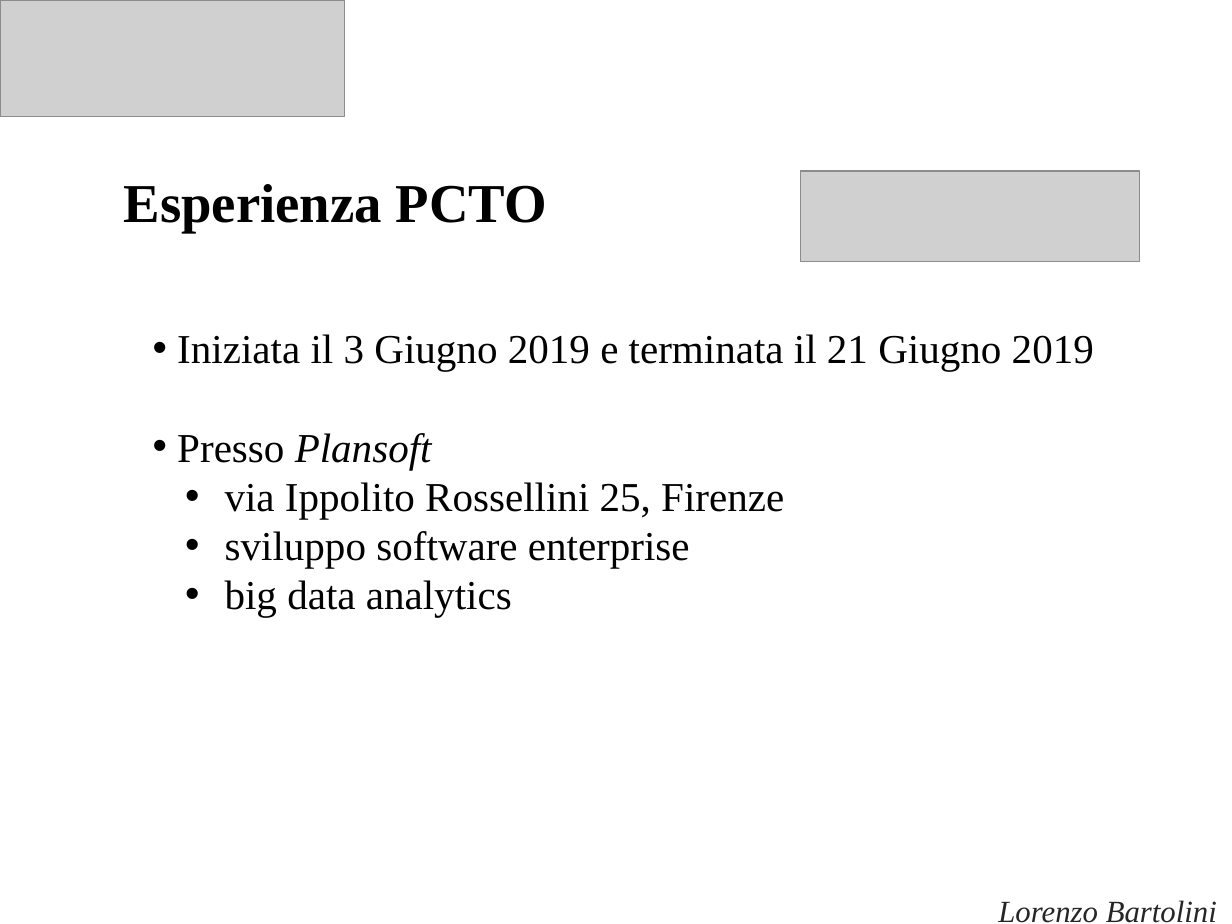
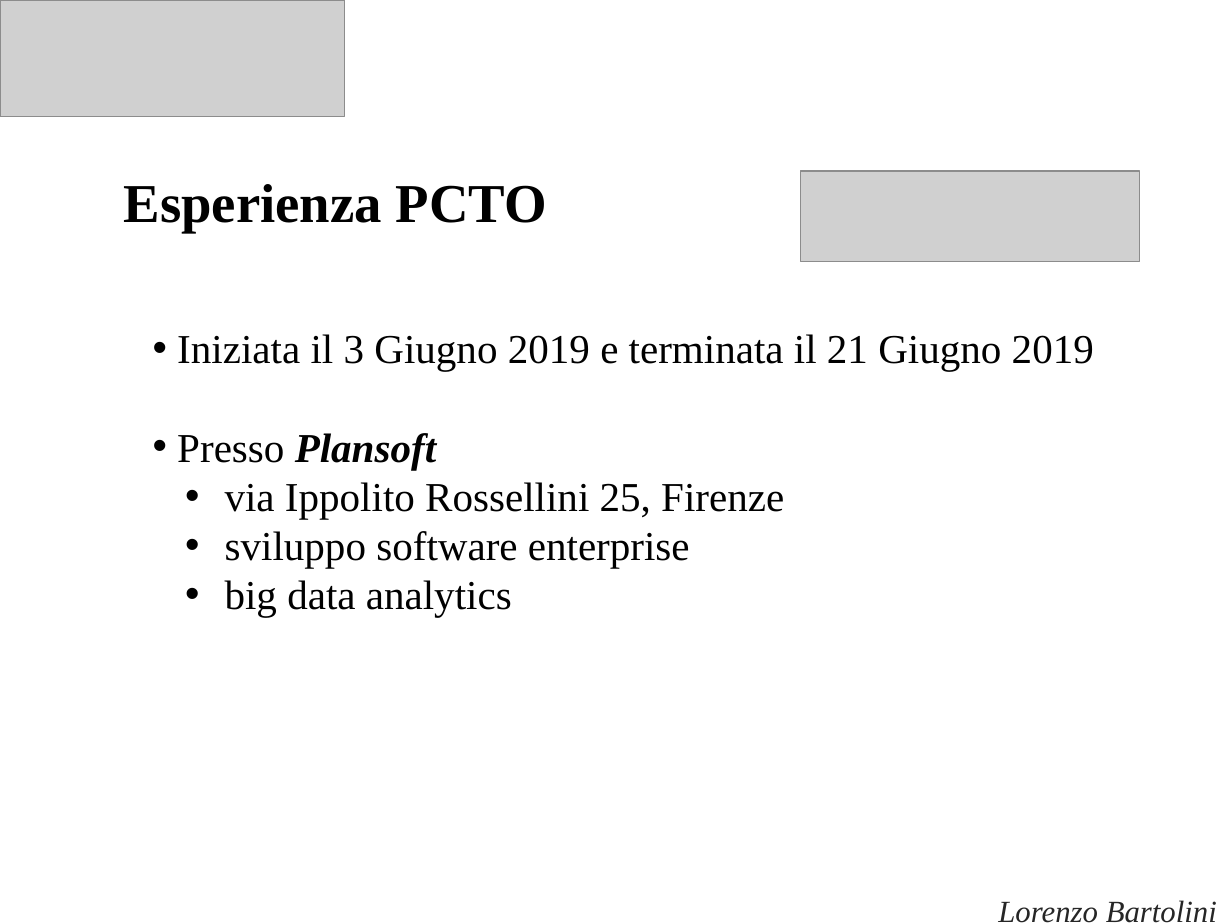
Before and after one commit to LBartolini/Maturita2021, a slide deck: slide 1 of presentazioni/pcto/presentazione_pcto.pptx. Drawn at 1232x924 pixels with LibreOffice and Linux fonts; fonts in the diff are those of the drawing; grey boxes stand for pictures. Boxes give left, top, right and bottom in pixels: in the first picture for what was removed or moved away, otherwise in the second. Text is boxed around its words. In the diff, an @@ line names an element or a change of style, - is before the commit and + after.

```diff
--- a/presentazioni/pcto/presentazione_pcto.pptx
+++ b/presentazioni/pcto/presentazione_pcto.pptx
@@ text at [177,433,436,470]: bold on in "Plansoft" @@
```
Also in this commit, not shown: 2 slides added, 4 other files.
